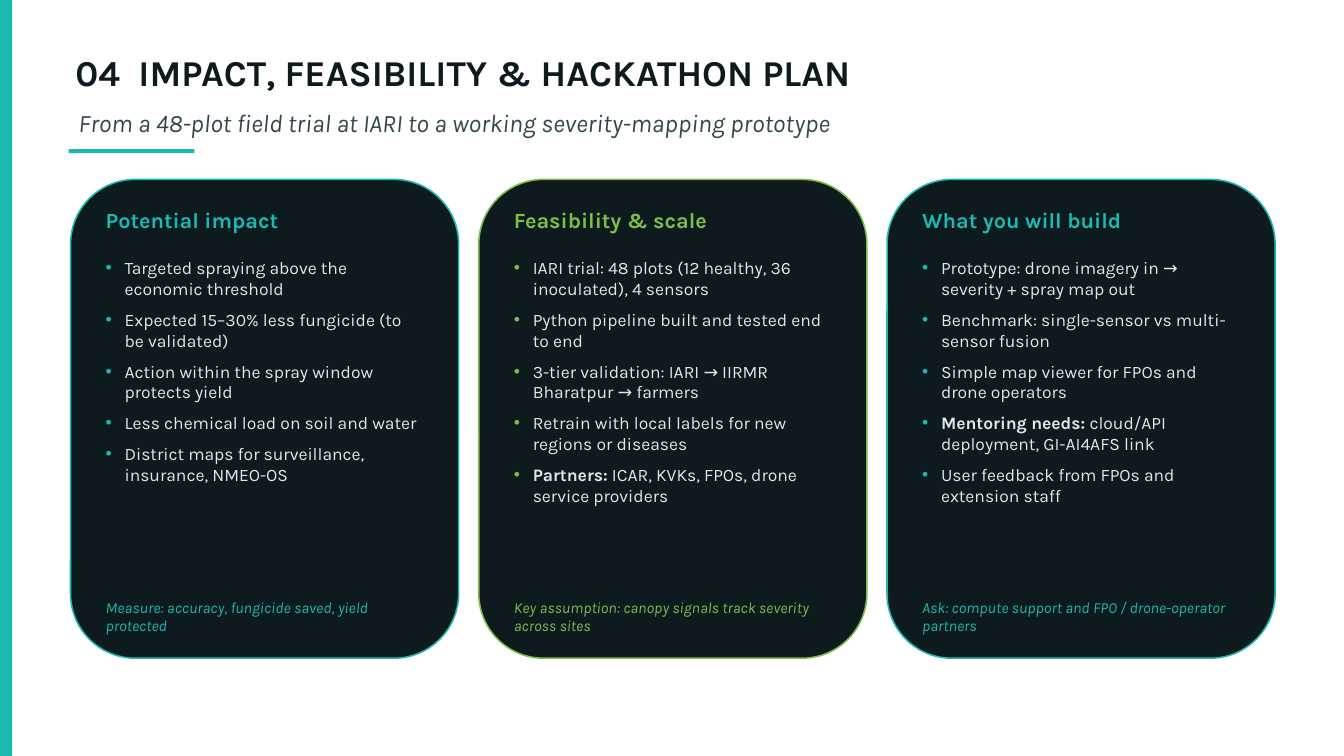
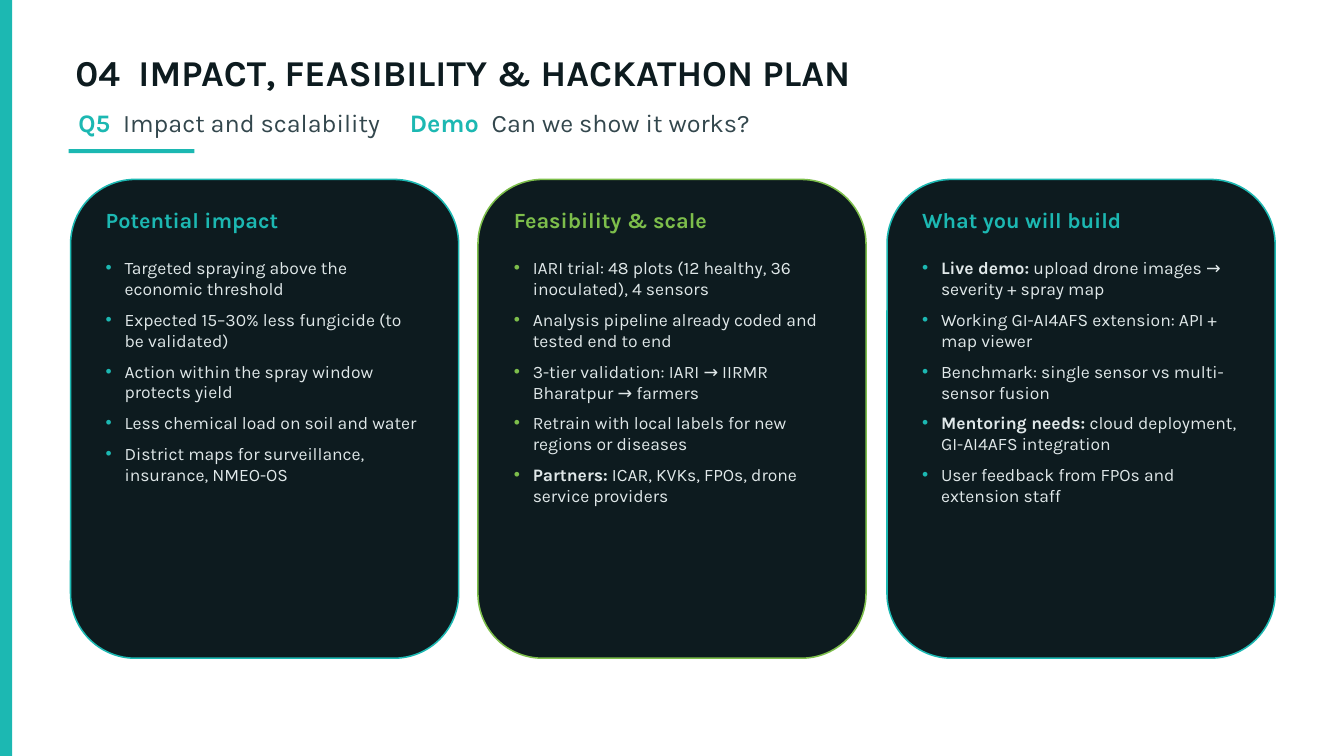
Before and after one commit to animesh270799-ctrl/meta, a slide deck: slide 4 of MuDAS-AI_Initial_Team_Pitch.pptx. Drawn at 1344x756 pixels with LibreOffice and Linux fonts; fonts in the diff are those of the drawing. Boxes give left, top, right and bottom in pixels: in the first picture for what was removed or moved away, otherwise in the second. Text is boxed around its words. In the diff, an @@ line names an element or a change of style, - is before the commit and + after.

```diff
--- a/MuDAS-AI_Initial_Team_Pitch.pptx
+++ b/MuDAS-AI_Initial_Team_Pitch.pptx
@@ text at (x1=78, y1=114, x2=750, y2=138): text changed; italic off @@
-From a 48-plot field trial at IARI to a working severity-mapping prototype
+Q5 Impact and scalability Demo Can we show it works?
@@ text at (x1=941, y1=261, x2=1236, y2=455): text changed @@
-• Prototype: drone imagery in → severity + spray map out
-• Benchmark: single-sensor vs multi-sensor fusion
-• Simple map viewer for FPOs and drone operators
-• Mentoring needs: cloud/API deployment, GI-AI4AFS link
+• Live demo: upload drone images → severity + spray map
+• Working GI-AI4AFS extension: API + map viewer
+• Benchmark: single sensor vs multi-sensor fusion
+• Mentoring needs: cloud deployment, GI-AI4AFS integration
@@ text at (x1=533, y1=314, x2=817, y2=347): text changed @@
-• Python pipeline built and tested end to end
+• Analysis pipeline already coded and tested end to end
@@ text removed at (x1=106, y1=602, x2=368, y2=635) @@
-Measure: accuracy, fungicide saved, yield protected
@@ text removed at (x1=514, y1=602, x2=809, y2=631) @@
-Key assumption: canopy signals track severity across sites
@@ text removed at (x1=922, y1=602, x2=1226, y2=635) @@
-Ask: compute support and FPO / drone-operator partners
```
Also in this commit, not shown: 4 other slides changed.
